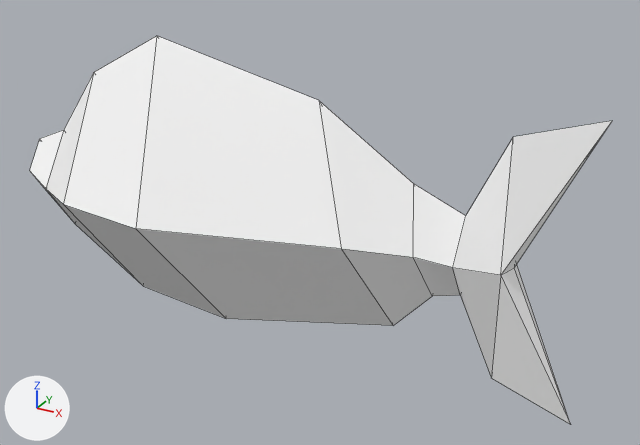
The FBX model Trucs_Graph/BoardGameEnvironment/scenes/Asset_FishPink.fbx as it was, and as the next commit left it.
Camera for both pictures: a 50 mm camera at (0.17, -0.211, 0.106) aimed at (0.052, 0.004, -0.001). Arrows for +X, +Y and +Z are at lower left; the lights stay in place. Mesh edges are drawn as thin lines. Where no turn or scale is listed for an object, it has been applied to the vertices.

Before the edit, the objects in view are built like this:
```python
me_mesh = bpy.data.meshes.new('Mesh')
me_mesh.from_pydata(...)  # 36 vertices, 40 faces; spans x -0.057..0.133, y -0.029..0.029, z -0.044..0.05
me_mesh.materials.append(mat_tex_puit)  # white #ffffff
ob_poisson_02 = bpy.data.objects.new('poisson_02', me_mesh)
ob_poisson_02.location = (0.0, 0.0, 0.0)
```
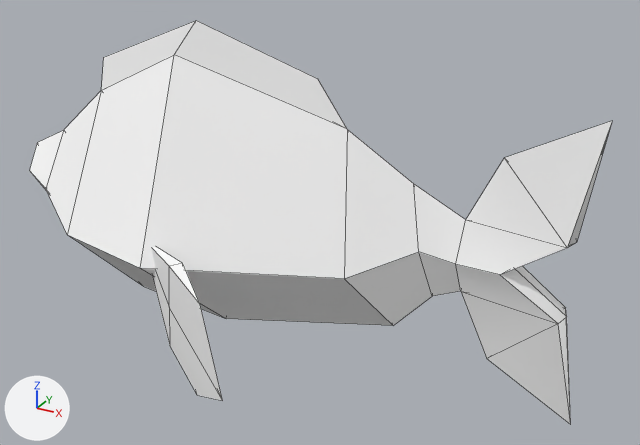
Pixel boxes [x1, y1, x2, y2] of what changed, in the pictures (640 x 445 px):
'poisson_02', reshaped
    before: [29, 36, 612, 424]
    after: [29, 21, 612, 425]

The change, as a diff of the scene's bpy script:
```diff
--- a/Trucs_Graph/BoardGameEnvironment/scenes/Asset_FishPink.fbx.py
+++ b/Trucs_Graph/BoardGameEnvironment/scenes/Asset_FishPink.fbx.py
@@ me_mesh @@
 # used by ob_poisson_02; location = (0.0, 0.0, 0.0)
-me_mesh.from_pydata(...)  # 36 vertices, 40 faces; spans x -0.057..0.133, y -0.029..0.029, z -0.044..0.05
+me_mesh.from_pydata(...)  # 66 vertices, 76 faces; spans x -0.058..0.133, y -0.056..0.054, z -0.044..0.056
+# me_mesh part 1
+# 5 vertices are removed from x 0.054..0.112, y -0.006..0.006, z -0.012..0.038
+# 21 faces are deleted
+# 15 vertices move from x -0.057..0.11, y -0.029..0.029, z -0.036..0.05 to x -0.058..0.108, y -0.029..0.029, z -0.03..0.046
+# 35 vertices are added at x -0.024..0.129, y -0.056..0.054, z -0.04..0.056
+# 57 new faces join them
 me_mesh.materials.append(mat_tex_puit)
```
